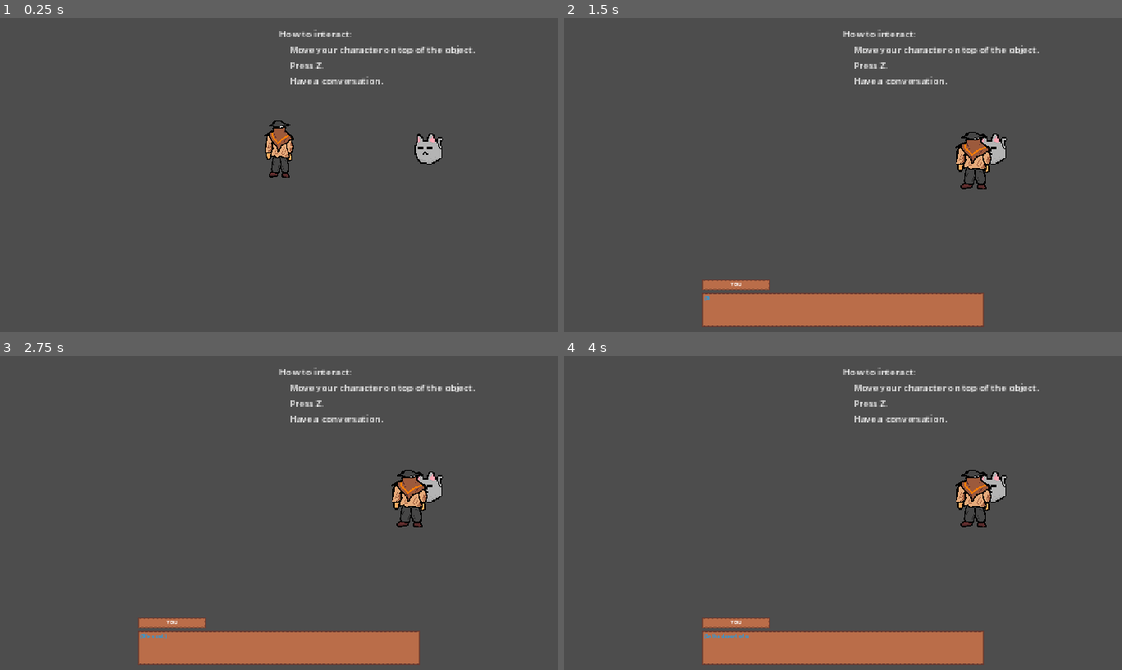
Above: before the commit, frames 1-4 (two rows, left to right).
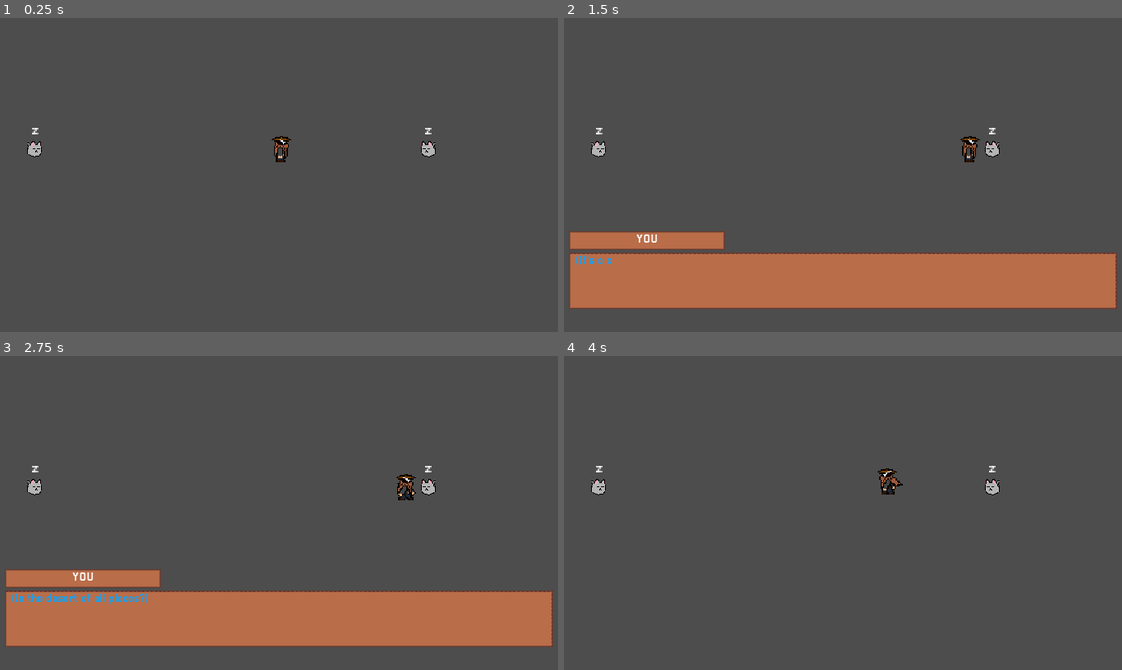
Above: after the commit, the same moments.

Repository: RojJuan/WildWestRPG
Game: Godot game, scene res://scenes/someplace_somewhere.tscn
Two runs of this game, one before a commit and one after it. Both use one fixed random seed, a clock stepped at 60 frames per second and the inputs below. Before the commit the project has no main scene; this scene is started directly in both runs. The engine's default icon, where the game draws it, is replaced by a stand-in: a white triangle on a blue panel in a dark square.
Inputs:
- Up to frame 1 (0.25 s): no input
- Up to frame 2 (1.5 s): tap Z (INTERACTION) at 0.5, 0.6, 1.25, 1.35 s; hold D (RIGHT) 0.53-1.28 s; hold S (DOWN) from 1.28 s (still down)
- Up to frame 3 (2.75 s): tap Z (INTERACTION) at 2, 2.1 s; release S (DOWN) at 2.03 s; hold D (RIGHT) from 2.03 s (still down)
- Up to frame 4 (4 s): tap Z (INTERACTION) at 2.75, 2.85, 3.5, 3.6 s; release D (RIGHT) at 2.78 s; hold W (UP) 2.78-3.53 s; hold A (LEFT) from 3.53 s (still down)

The runs differ from the first frame. In frame 1, 1.9% of the frame differs, in the area x 4-86%, y 3-51%; in frame 2, 22%; in frame 3, 22%, in the area x 0-100%, y 3-99%; in frame 4, 8.1%.

Commit message:
better dialog
basically dialog but way better

Diff:
--- a/dialogs/props.json
+++ b/dialogs/props.json
@@ -4,5 +4,10 @@
 		{"speaker": "YOU", "text": "(In the desert of all places?)", "color": "#16a0ef"},
 
 		{"speaker": "CAT", "text": "boy get yo ass on"}
+	],
+	[
+		{"speaker": "CAT", "text": "go"},
+		{"speaker": "CAT", "text": "get outta here"},
+		{"speaker": "CAT", "text": "scram"}
 	]
 ]
--- a/project.godot
+++ b/project.godot
@@ -11,6 +11,7 @@
 [application]
 
 config/name="wild-west-rpg"
+run/main_scene="res://scenes/someplace_somewhere.tscn"
 config/features=PackedStringArray("4.3", "Mobile")
 config/icon="res://icon.svg"
 
@@ -25,40 +26,52 @@
 
 project/assembly_name="wild-west-rpg"
 
+[gui]
+
+theme/custom_font="res://assets/fonts/pixellari/Pixellari.ttf"
+
 [input]
 
 UP={
 "deadzone": 0.5,
 "events": [Object(InputEventKey,"resource_local_to_scene":false,"resource_name":"","device":-1,"window_id":0,"alt_press …(192 unchanged characters)…
 , Object(InputEventKey,"resource_local_to_scene":false,"resource_name":"","device":-1,"window_id":0,"alt_pressed":false …(186 unchanged characters)…
+, Object(InputEventJoypadButton,"resource_local_to_scene":false,"resource_name":"","device":-1,"button_index":11,"pressure":0.0,"pressed":true,"script":null)
+, Object(InputEventJoypadMotion,"resource_local_to_scene":false,"resource_name":"","device":-1,"axis":1,"axis_value":-1.0,"script":null)
 ]
 }
 RIGHT={
 "deadzone": 0.5,
 "events": [Object(InputEventKey,"resource_local_to_scene":false,"resource_name":"","device":-1,"window_id":0,"alt_press …(192 unchanged characters)…
 , Object(InputEventKey,"resource_local_to_scene":false,"resource_name":"","device":-1,"window_id":0,"alt_pressed":false …(186 unchanged characters)…
+, Object(InputEventJoypadButton,"resource_local_to_scene":false,"resource_name":"","device":-1,"button_index":14,"pressure":0.0,"pressed":true,"script":null)
+, Object(InputEventJoypadMotion,"resource_local_to_scene":false,"resource_name":"","device":-1,"axis":0,"axis_value":1.0,"script":null)
 ]
 }
 DOWN={
 "deadzone": 0.5,
 "events": [Object(InputEventKey,"resource_local_to_scene":false,"resource_name":"","device":-1,"window_id":0,"alt_press …(192 unchanged characters)…
 , Object(InputEventKey,"resource_local_to_scene":false,"resource_name":"","device":-1,"window_id":0,"alt_pressed":false …(186 unchanged characters)…
+, Object(InputEventJoypadButton,"resource_local_to_scene":false,"resource_name":"","device":-1,"button_index":12,"pressure":0.0,"pressed":true,"script":null)
+, Object(InputEventJoypadMotion,"resource_local_to_scene":false,"resource_name":"","device":-1,"axis":1,"axis_value":1.0,"script":null)
 ]
 }
 LEFT={
 "deadzone": 0.5,
 "events": [Object(InputEventKey,"resource_local_to_scene":false,"resource_name":"","device":-1,"window_id":0,"alt_press …(191 unchanged characters)…
 , Object(InputEventKey,"resource_local_to_scene":false,"resource_name":"","device":-1,"window_id":0,"alt_pressed":false …(186 unchanged characters)…
+, Object(InputEventJoypadButton,"resource_local_to_scene":false,"resource_name":"","device":-1,"button_index":13,"pressure":0.0,"pressed":true,"script":null)
+, Object(InputEventJoypadMotion,"resource_local_to_scene":false,"resource_name":"","device":-1,"axis":0,"axis_value":-1.0,"script":null)
 ]
 }
 INTERACTION={
 "deadzone": 0.5,
 "events": [Object(InputEventKey,"resource_local_to_scene":false,"resource_name":"","device":-1,"window_id":0,"alt_press …(192 unchanged characters)…
 , Object(InputEventKey,"resource_local_to_scene":false,"resource_name":"","device":-1,"window_id":0,"alt_pressed":false …(186 unchanged characters)…
+, Object(InputEventJoypadButton,"resource_local_to_scene":false,"resource_name":"","device":-1,"button_index":0,"pressure":0.0,"pressed":true,"script":null)
 ]
 }
 
 [rendering]
 
 textures/canvas_textures/default_texture_filter=0
-renderer/rendering_method="mobile"
--- a/scenes/dialog.tscn
+++ b/scenes/dialog.tscn
@@ -4,34 +4,27 @@
 [ext_resource type="Script" path="res://scripts/dialog.gd" id="1_hq7y6"]
 
 [node name="dialog" type="CanvasLayer"]
-visible = false
 script = ExtResource("1_hq7y6")
 
-[node name="Control" type="Control" parent="."]
-layout_mode = 3
-anchors_preset = 15
-anchor_right = 1.0
-anchor_bottom = 1.0
-grow_horizontal = 2
-grow_vertical = 2
+[node name="bugfix" type="CanvasLayer" parent="."]
+visible = false
 
-[node name="Speaker" type="Panel" parent="Control"]
+[node name="Speaker" type="Panel" parent="bugfix"]
 z_as_relative = false
-layout_mode = 1
 anchors_preset = 7
 anchor_left = 0.5
 anchor_top = 1.0
 anchor_right = 0.5
 anchor_bottom = 1.0
-offset_left = -413.0
-offset_top = -159.0
-offset_right = -213.0
-offset_bottom = -126.0
+offset_left = -801.0
+offset_top = -300.0
+offset_right = -346.0
+offset_bottom = -245.0
 grow_horizontal = 2
 grow_vertical = 0
 theme = ExtResource("1_5vhxj")
 
-[node name="speaker_label" type="Label" parent="Control/Speaker"]
+[node name="speaker_label" type="Label" parent="bugfix/Speaker"]
 unique_name_in_owner = true
 layout_mode = 1
 anchors_preset = 15
@@ -39,37 +32,38 @@
 anchor_bottom = 1.0
 grow_horizontal = 2
 grow_vertical = 2
-theme_override_font_sizes/font_size = 16
+theme_override_font_sizes/font_size = 32
+text = "Kendrick"
 horizontal_alignment = 1
 vertical_alignment = 1
 
-[node name="Dialog" type="Panel" parent="Control"]
+[node name="Dialog" type="Panel" parent="bugfix"]
 z_as_relative = false
-layout_mode = 1
 anchors_preset = 7
 anchor_left = 0.5
 anchor_top = 1.0
 anchor_right = 0.5
 anchor_bottom = 1.0
-offset_left = -413.0
-offset_top = -119.0
-offset_right = 413.0
-offset_bottom = -20.0
+offset_left = -801.0
+offset_top = -237.0
+offset_right = 801.0
+offset_bottom = -72.0
 grow_horizontal = 2
 grow_vertical = 0
 theme = ExtResource("1_5vhxj")
 
-[node name="dialog_label" type="Label" parent="Control/Dialog"]
+[node name="dialog_label" type="Label" parent="bugfix/Dialog"]
 unique_name_in_owner = true
 layout_mode = 1
 anchors_preset = 15
 anchor_right = 1.0
 anchor_bottom = 1.0
-offset_left = 7.0
-offset_top = 7.0
-offset_right = -7.0
-offset_bottom = -7.0
+offset_left = 18.0
+offset_top = 8.0
+offset_right = -17.0
+offset_bottom = -8.0
 grow_horizontal = 2
 grow_vertical = 2
-theme_override_font_sizes/font_size = 16
+theme_override_font_sizes/font_size = 32
+text = "gadsgadsga"
 autowrap_mode = 3
--- a/scenes/npc_interaction.tscn
+++ b/scenes/npc_interaction.tscn
@@ -4,9 +4,11 @@
 [ext_resource type="PackedScene" uid="uid://dspwvky1vm3sd" path="res://scenes/dialog.tscn" id="2_cpm4s"]
 
 [node name="NPCInteraction" type="Area2D"]
+collision_layer = 2
+collision_mask = 2
 script = ExtResource("1_77anv")
 
 [node name="dialog" parent="." instance=ExtResource("2_cpm4s")]
 
-[connection signal="body_entered" from="." to="." method="on_entered"]
-[connection signal="body_exited" from="." to="." method="on_exited"]
+[connection signal="area_entered" from="." to="." method="on_entered"]
+[connection signal="area_exited" from="." to="." method="on_exited"]
--- a/scenes/player.tscn
+++ b/scenes/player.tscn
@@ -1,115 +1,86 @@
-[gd_scene load_steps=8 format=3 uid="uid://dvepkgbe61qwl"]
+[gd_scene load_steps=11 format=3 uid="uid://dvepkgbe61qwl"]
 
-[ext_resource type="Texture2D" uid="uid://cgcrbm3mrv3jx" path="res://assets/sprites/micheal.png" id="1_rgnta"]
 [ext_resource type="Script" path="res://scripts/player.gd" id="1_tuq8q"]
+[ext_resource type="Texture2D" uid="uid://cs1s07immfv27" path="res://assets/sprites/Micheal-spritesheet.png" id="2_313g4"]
+[ext_resource type="Texture2D" uid="uid://capi5c6jtcvik" path="res://icon.svg" id="3_41s7r"]
+
+[sub_resource type="AtlasTexture" id="AtlasTexture_wi8f0"]
+atlas = ExtResource("2_313g4")
+region = Rect2(1, 4, 23, 23)
+
+[sub_resource type="AtlasTexture" id="AtlasTexture_y3gpj"]
+atlas = ExtResource("2_313g4")
+region = Rect2(24, 4, 23, 23)
+
+[sub_resource type="AtlasTexture" id="AtlasTexture_ipy3w"]
+atlas = ExtResource("2_313g4")
+region = Rect2(47, 4, 23, 23)
+
+[sub_resource type="AtlasTexture" id="AtlasTexture_6kja2"]
+atlas = ExtResource("2_313g4")
+region = Rect2(70, 4, 23, 23)
+
+[sub_resource type="SpriteFrames" id="SpriteFrames_orgke"]
+animations = [{
+"frames": [{
+"duration": 1.0,
+"texture": SubResource("AtlasTexture_wi8f0")
+}, {
+"duration": 1.0,
+"texture": SubResource("AtlasTexture_y3gpj")
+}, {
+"duration": 1.0,
+"texture": SubResource("AtlasTexture_ipy3w")
+}, {
+"duration": 1.0,
+"texture": SubResource("AtlasTexture_6kja2")
+}],
+"loop": true,
+"name": &"walk",
+"speed": 5.0
+}]
 
 [sub_resource type="RectangleShape2D" id="RectangleShape2D_kteck"]
-size = Vector2(40, 94)
+size = Vector2(18, 46)
 
-[sub_resource type="Animation" id="Animation_g4aoe"]
-length = 0.001
-tracks/0/type = "value"
-tracks/0/imported = false
-tracks/0/enabled = true
-tracks/0/path = NodePath("Sprite2D:scale")
-tracks/0/interp = 1
-tracks/0/loop_wrap = true
-tracks/0/keys = {
-"times": PackedFloat32Array(0),
-"transitions": PackedFloat32Array(1),
-"update": 0,
-"values": [Vector2(1, 1)]
-}
-tracks/1/type = "value"
-tracks/1/imported = false
-tracks/1/enabled = true
-tracks/1/path = NodePath("Sprite2D:flip_h")
-tracks/1/interp = 1
-tracks/1/loop_wrap = true
-tracks/1/keys = {
-"times": PackedFloat32Array(0),
-"transitions": PackedFloat32Array(1),
-"update": 1,
-"values": [false]
-}
+[sub_resource type="RectangleShape2D" id="RectangleShape2D_qir1i"]
+size = Vector2(30, 30)
 
-[sub_resource type="Animation" id="Animation_rf0qq"]
-resource_name = "flip_l"
-length = 0.3
-step = 0.01
-tracks/0/type = "value"
-tracks/0/imported = false
-tracks/0/enabled = true
-tracks/0/path = NodePath("Sprite2D:scale")
-tracks/0/interp = 1
-tracks/0/loop_wrap = true
-tracks/0/keys = {
-"times": PackedFloat32Array(0, 0.15, 0.3),
-"transitions": PackedFloat32Array(1, 0.5, 2),
-"update": 0,
-"values": [Vector2(1, 1), Vector2(0, 1), Vector2(1, 1)]
-}
-tracks/1/type = "value"
-tracks/1/imported = false
-tracks/1/enabled = true
-tracks/1/path = NodePath("Sprite2D:flip_h")
-tracks/1/interp = 1
-tracks/1/loop_wrap = true
-tracks/1/keys = {
-"times": PackedFloat32Array(0, 0.15),
-"transitions": PackedFloat32Array(1, 1),
-"update": 1,
-"values": [true, false]
-}
+[node name="player" type="CharacterBody2D" node_paths=PackedStringArray("Sprite", "InteractionCollider")]
+script = ExtResource("1_tuq8q")
+Sprite = NodePath("AnimatedSprite2D")
+InteractionCollider = NodePath("interactCollider/collision")
 
-[sub_resource type="Animation" id="Animation_lg0db"]
-resource_name = "flip_r"
-length = 0.3
-step = 0.01
-tracks/0/type = "value"
-tracks/0/imported = false
-tracks/0/enabled = true
-tracks/0/path = NodePath("Sprite2D:scale")
-tracks/0/interp = 1
-tracks/0/loop_wrap = true
-tracks/0/keys = {
-"times": PackedFloat32Array(0, 0.15, 0.3),
-"transitions": PackedFloat32Array(0.5, 0.5, 2),
-"update": 0,
-"values": [Vector2(1, 1), Vector2(0, 1), Vector2(1, 1)]
-}
-tracks/1/type = "value"
-tracks/1/imported = false
-tracks/1/enabled = true
-tracks/1/path = NodePath("Sprite2D:flip_h")
-tracks/1/interp = 1
-tracks/1/loop_wrap = true
-tracks/1/keys = {
-"times": PackedFloat32Array(0, 0.15),
-"transitions": PackedFloat32Array(1, 1),
-"update": 1,
-"values": [false, true]
-}
-
-[sub_resource type="AnimationLibrary" id="AnimationLibrary_nkryd"]
-_data = {
-"RESET": SubResource("Animation_g4aoe"),
-"flip_l": SubResource("Animation_rf0qq"),
-"flip_r": SubResource("Animation_lg0db")
-}
-
-[node name="player" type="CharacterBody2D" node_paths=PackedStringArray("Sprite", "AnimPlayer")]
-script = ExtResource("1_tuq8q")
-Sprite = NodePath("Sprite2D")
-AnimPlayer = NodePath("AnimationPlayer")
-
-[node name="Sprite2D" type="Sprite2D" parent="."]
-texture = ExtResource("1_rgnta")
+[node name="AnimatedSprite2D" type="AnimatedSprite2D" parent="."]
+scale = Vector2(2, 2)
+sprite_frames = SubResource("SpriteFrames_orgke")
+animation = &"walk"
 
 [node name="CollisionShape2D" type="CollisionShape2D" parent="."]
+position = Vector2(4, 0)
 shape = SubResource("RectangleShape2D_kteck")
 
-[node name="AnimationPlayer" type="AnimationPlayer" parent="."]
-libraries = {
-"": SubResource("AnimationLibrary_nkryd")
-}
+[node name="interactCollider" type="Area2D" parent="."]
+collision_layer = 2
+collision_mask = 2
+
+[node name="collision" type="CollisionShape2D" parent="interactCollider"]
+position = Vector2(4, 0)
+shape = SubResource("RectangleShape2D_qir1i")
+
+[node name="DEBUG" type="TextureRect" parent="interactCollider/collision"]
+visible = false
+anchors_preset = 8
+anchor_left = 0.5
+anchor_top = 0.5
+anchor_right = 0.5
+anchor_bottom = 0.5
+offset_left = -7.0
+offset_top = -7.0
+offset_right = 7.0
+offset_bottom = 7.0
+grow_horizontal = 2
+grow_vertical = 2
+texture = ExtResource("3_41s7r")
+expand_mode = 1
+metadata/_edit_use_anchors_ = true
--- a/scenes/someplace_somewhere.tscn
+++ b/scenes/someplace_somewhere.tscn
@@ -9,9 +9,15 @@
 
 [node name="someplace_somewhere" type="Node2D"]
 
+[node name="Camera2D" type="Camera2D" parent="."]
+zoom = Vector2(1.695, 1.695)
+drag_left_margin = 0.5
+drag_top_margin = 0.5
+drag_right_margin = 0.5
+drag_bottom_margin = 0.5
+
 [node name="Roundcat" type="Sprite2D" parent="."]
 position = Vector2(257, 3.63798e-12)
-scale = Vector2(1.90625, 1.90625)
 texture = ExtResource("2_nl1g0")
 
 [node name="NPCInteraction" parent="Roundcat" instance=ExtResource("3_euu1y")]
@@ -23,23 +29,39 @@
 position = Vector2(4, -3)
 shape = SubResource("RectangleShape2D_xylal")
 
+[node name="Label" type="Label" parent="Roundcat"]
+offset_left = -5.0
+offset_top = -41.0
+offset_right = 6.0
+offset_bottom = -18.0
+theme_override_font_sizes/font_size = 16
+text = "Z"
+horizontal_alignment = 1
+vertical_alignment = 1
+
+[node name="Roundcat2" type="Sprite2D" parent="."]
+position = Vector2(-421, 3.63798e-12)
+texture = ExtResource("2_nl1g0")
+flip_h = true
+
+[node name="NPCInteraction" parent="Roundcat2" instance=ExtResource("3_euu1y")]
+position = Vector2(-1.57376, 1.57376)
+scale = Vector2(0.52459, 0.52459)
+Dialog = "res://dialogs/props.json"
+Group = 1
+
+[node name="CollisionShape2D" type="CollisionShape2D" parent="Roundcat2/NPCInteraction"]
+position = Vector2(4, -3)
+shape = SubResource("RectangleShape2D_xylal")
+
+[node name="Label" type="Label" parent="Roundcat2"]
+offset_left = -5.0
+offset_top = -41.0
+offset_right = 6.0
+offset_bottom = -18.0
+theme_override_font_sizes/font_size = 16
+text = "Z"
+horizontal_alignment = 1
+vertical_alignment = 1
+
 [node name="player" parent="." instance=ExtResource("1_4dmj6")]
-
-[node name="Camera2D" type="Camera2D" parent="player"]
-zoom = Vector2(1.695, 1.695)
-position_smoothing_enabled = true
-drag_horizontal_enabled = true
-drag_vertical_enabled = true
-drag_left_margin = 0.5
-drag_top_margin = 0.5
-drag_right_margin = 0.5
-drag_bottom_margin = 0.5
-
-[node name="Label" type="Label" parent="."]
-offset_top = -212.0
-offset_right = 40.0
-offset_bottom = -189.0
-text = "How to interact:
-    Move your character on top of the object.
-    Press Z.
-    Have a conversation."
--- a/scripts/dialog.gd
+++ b/scripts/dialog.gd
@@ -1,10 +1,16 @@
 extends CanvasLayer
 
+# To anyone wondering what the 'bugfix' node is for. I really don't know. Without it, the speaker frame refuses to show up.
+
+signal finished_speaking
+
+var speed = 0.05
 func type_dialog(text):
 	%dialog_label.text = ""
 	for charac in text:
 		%dialog_label.text += charac
-		await get_tree().create_timer(0.05).timeout
+		await get_tree().create_timer(speed).timeout
+	finished_speaking.emit()
 	return
 
 func set_speaker(text):
@@ -12,3 +18,8 @@
 
 func set_color(color):
 	%dialog_label.self_modulate = Color(color)
+
+func skip():
+	speed = 0.002
+	await finished_speaking
+	speed = 0.05
--- a/scripts/npc_interaction.gd
+++ b/scripts/npc_interaction.gd
@@ -4,10 +4,10 @@
 var is_in_converstation := false
 var is_speaking := false
 
-func on_entered(body : Node2D):
+func on_entered(area : Area2D):
 	is_in_hitbox = true
-	player = body
-func on_exited(_body : Node2D): is_in_hitbox = false
+	player = area.get_parent()
+func on_exited(_area : Area2D): is_in_hitbox = false
 
 @onready var dialog = $dialog
 
@@ -19,26 +19,29 @@
 
 func _input(_event):
 	if is_in_hitbox:
-		if Input.is_action_just_pressed("INTERACTION") and !is_speaking:
-			is_in_converstation = true
+		if Input.is_action_just_pressed("INTERACTION"):
+			if !is_speaking:
+				is_in_converstation = true
 
-			var json_data = JSON.parse_string(FileAccess.get_file_as_string(Dialog))
-			var clump = json_data[Group]
+				var json_data = JSON.parse_string(FileAccess.get_file_as_string(Dialog))
+				var clump = json_data[Group]
 
-			if CurrentLine == len(clump):
-				dialog.visible = false
-				player.frozen = false
-				CurrentLine = 0
-				return
+				if CurrentLine == len(clump):
+					dialog.get_child(0).visible = false
+					player.frozen = false
+					CurrentLine = 0
+					return
 
-			dialog.visible = true
-			player.frozen = true
-			dialog.set_speaker(clump[CurrentLine].speaker)
-			if clump[CurrentLine].keys().find("color") != -1:
-				dialog.set_color(clump[CurrentLine].color)
+				dialog.get_child(0).visible = true
+				player.frozen = true
+				dialog.set_speaker(clump[CurrentLine].speaker)
+				if clump[CurrentLine].keys().find("color") != -1:
+					dialog.set_color(clump[CurrentLine].color)
+				else:
+					dialog.set_color("ffffff")
+				is_speaking = true
+				await dialog.type_dialog(clump[CurrentLine].text)
+				is_speaking = false
+				CurrentLine += 1
 			else:
-				dialog.set_color("ffffff")
-			is_speaking = true
-			await dialog.type_dialog(clump[CurrentLine].text)
-			is_speaking = false
-			CurrentLine += 1
+				dialog.skip()
--- a/scripts/player.gd
+++ b/scripts/player.gd
@@ -2,42 +2,33 @@
 
 const SPEED = 300.0
 
-@export var Sprite : Sprite2D
-@export var AnimPlayer : AnimationPlayer
+@export var Sprite : AnimatedSprite2D
+@export var InteractionCollider : CollisionShape2D
+
+@export var InteractColliderDistance := 30.0
 
 var frozen := false
 
-var xDir = "R"
-var yDir = "U"
 func _physics_process(delta: float) -> void:
+	if frozen: return
+
 	var xInputDir = Input.get_axis("LEFT", "RIGHT")
 	var yInputDir = Input.get_axis("UP", "DOWN")
+	var inputDir = Vector2(xInputDir, yInputDir)
 
-	velocity = Vector2(xInputDir, yInputDir)
+	velocity = inputDir
 	velocity = velocity.normalized() * SPEED
 
+	if !inputDir == Vector2.ZERO:
+		InteractionCollider.position.x = InteractColliderDistance * xInputDir
+		InteractionCollider.position.y = InteractColliderDistance * yInputDir
+		Sprite.play("walk")
+	else:
+		Sprite.stop()
+
 	if xInputDir > 0:
-		if xDir != "R":
-			turned = false
-		xDir = "R"
+		Sprite.flip_h = false
 	elif xInputDir < 0:
-		if xDir != "L":
-			turned = false
-		xDir = "L"
+		Sprite.flip_h = true
 
-	change_direction()
-
-	if frozen: velocity = Vector2.ZERO
 	move_and_slide()
-
-var turned = false
-func change_direction():
-	if !frozen:
-		if xDir == "R" and !turned:
-			AnimPlayer.play("flip_l")
-			await AnimPlayer.animation_finished
-			turned = true
-		elif xDir == "L" and !turned:
-			AnimPlayer.play("flip_r")
-			await AnimPlayer.animation_finished
-			turned = true
Binary file added: assets/sprites/Micheal-spritesheet.png
Not shown, added: assets/sprites/Micheal-spritesheet.png.import
